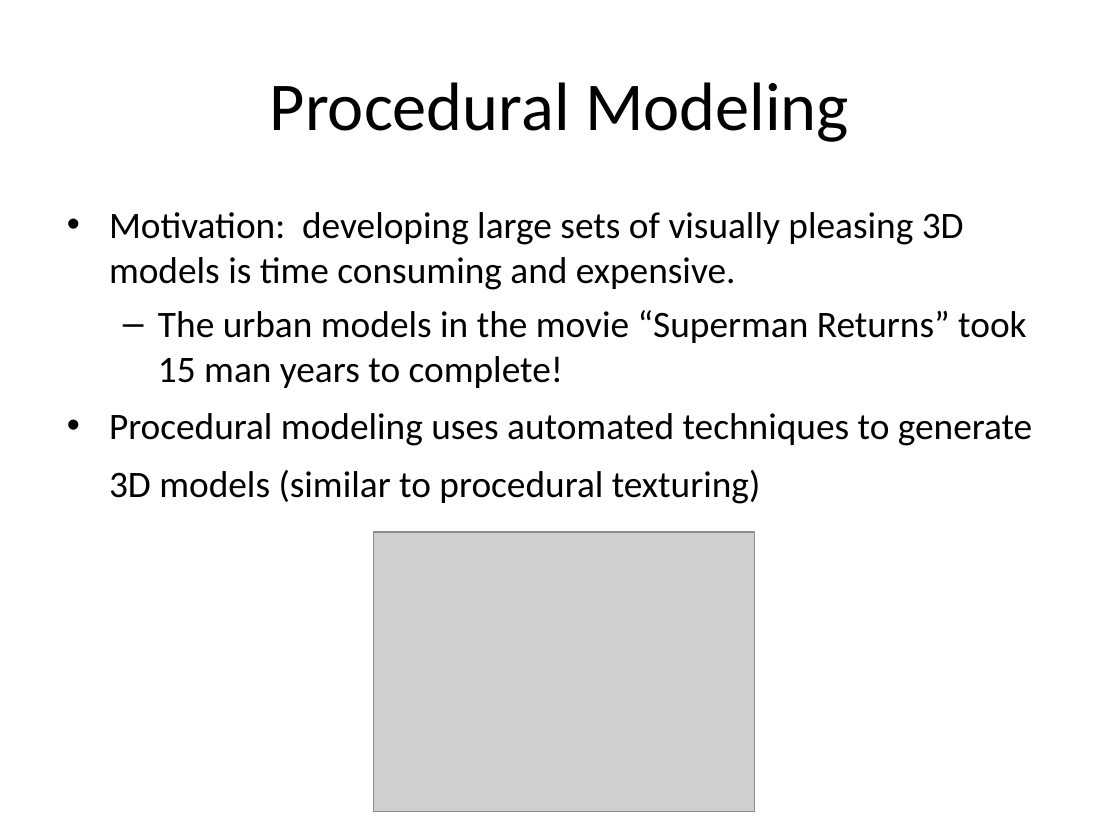
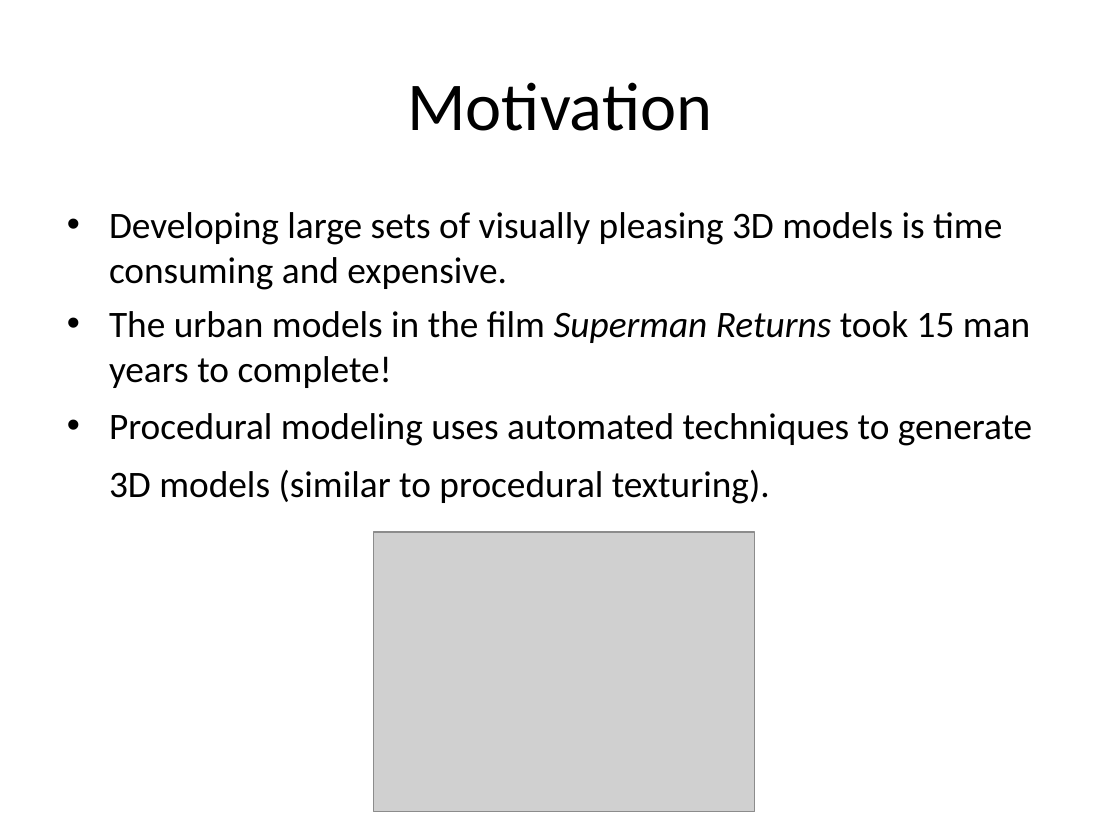
Before and after one commit to reinebold/cs580CMS, a slide deck: slide 3 of Documents/Creating a Procedural City.ppt (slide 2 before the commit). Drawn at 1120x840 pixels with LibreOffice and Linux fonts; fonts in the diff are those of the drawing; grey boxes stand for pictures. Boxes give left, top, right and bottom in pixels: in the first picture for what was removed or moved away, otherwise in the second. Text is boxed around its words. In the diff, an @@ line names an element or a change of style, - is before the commit and + after.

```diff
--- a/Documents/Creating a Procedural City.ppt
+++ b/Documents/Creating a Procedural City.ppt
@@ title at [407, 82, 712, 131]: text changed @@
-Procedural Modeling
+Motivation
@@ text at [109, 212, 1032, 504]: text changed @@
-• Motivation: developing large sets of visually pleasing 3D models is time consuming and expensive.
-  – The urban models in the movie “Superman Returns” took 15 man years to complete!
-• Procedural modeling uses automated techniques to generate 3D models (similar to procedural texturing)
+• Developing large sets of visually pleasing 3D models is time consuming and expensive.
+• The urban models in the film Superman Returns took 15 man years to complete!
+• Procedural modeling uses automated techniques to generate 3D models (similar to procedural texturing).
```
Also in this commit, not shown: 8 other slides changed, 5 slides added, 4 slides removed, 1 other file.
